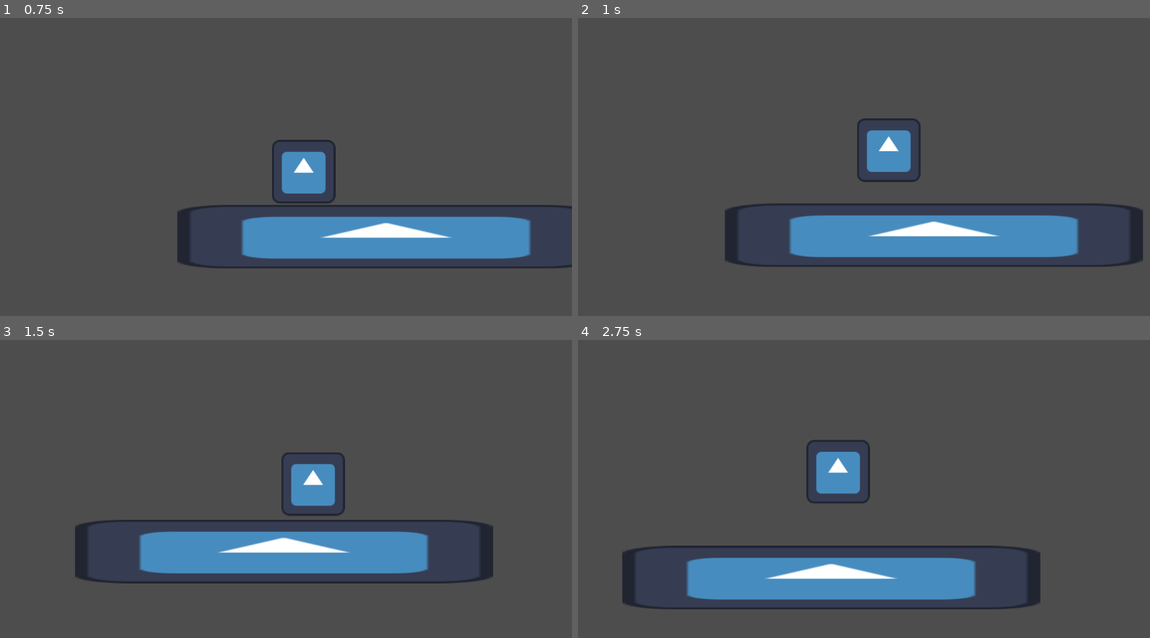
Above: before the commit, frames 1-4 (two rows, left to right).
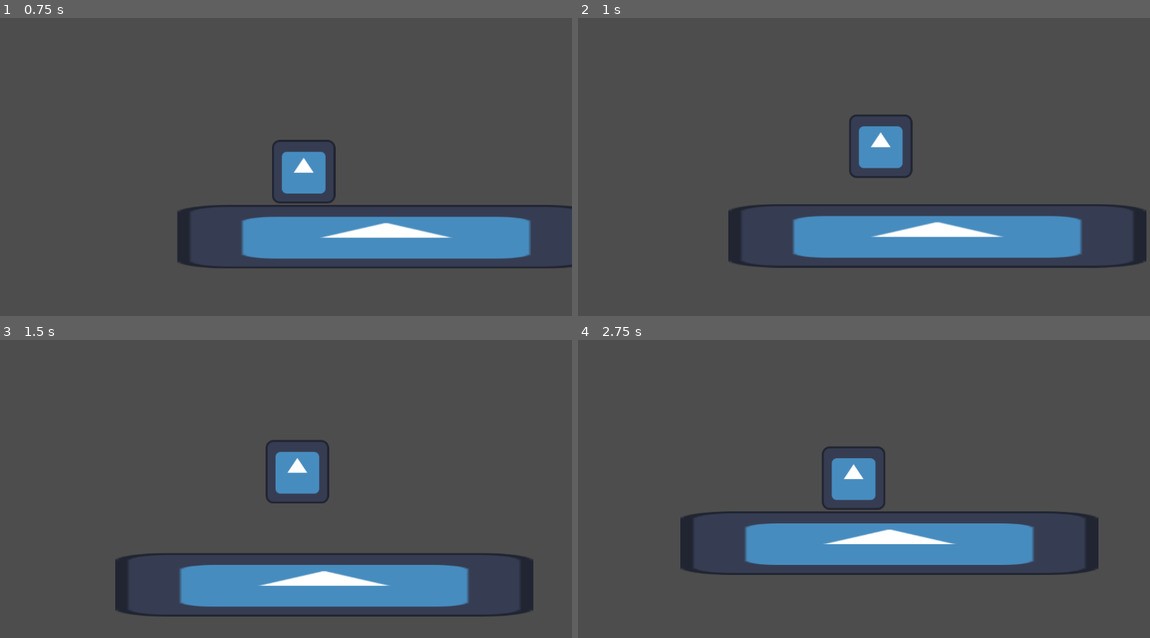
Above: after the commit, the same moments.

Repository: Orama-Interactive/Bubble-Wizard
Game: Godot game, scene res://src/Levels/level_1.tscn
Two runs of this game, one before a commit and one after it. Both use one fixed random seed, a clock stepped at 60 frames per second and the inputs below. The project has no main scene, so this scene is started directly. The engine's default icon, where the game draws it, is replaced by a stand-in: a white triangle on a blue panel in a dark square.
Inputs (mouse positions are in pixels of both pictures, inside the frame that each line leads up to):
- Up to frame 1 (0.75 s): tap Enter at 0.5 s; move the mouse to (411, 140) at 0.52 s; hold D (right) from 0.53 s (still down); hold Ctrl (ctrl) from 0.53 s (still down); click (411, 140) at 0.67 s
- Up to frame 2 (1 s): keep holding D (right); keep holding Ctrl (ctrl); tap Space (jump, bound only after the commit) at 0.77 s; tap Q (charge_bubble, bound only after the commit) at 0.8 s
- Up to frame 3 (1.5 s): keep holding D (right); tap Space (jump, bound only after the commit) at 1.07 s; move the mouse to (171, 491) at 1.27 s; release Ctrl (ctrl) at 1.28 s; tap Q (charge_bubble, bound only after the commit) at 1.35 s
- Up to frame 4 (2.75 s): tap Space (jump, bound only after the commit) at 1.52, 1.55, 1.82 s; move the mouse to (921, 405) at 2.02 s; release D (right) at 2.03 s; hold A (left) from 2.03 s (still down); hold Space (jump, bound only after the commit) from 2.03 s (still down); tap Ctrl (ctrl) at 2.3 s

Frame 1 is identical in both runs. In frame 2, 3.0% of the frame differs, in the area x 25-100%, y 32-84%; in frame 3, 17%; in frame 4, 17%, in the area x 7-91%, y 33-91%.

Commit message:
Press key to charge and jump while in bubble

Diff:
--- a/project.godot
+++ b/project.godot
@@ -48,8 +48,6 @@
 up={
 "deadzone": 0.5,
 "events": [Object(InputEventKey,"resource_local_to_scene":false,"resource_name":"","device":-1,"window_id":0,"alt_press …(192 unchanged characters)…
-, Object(InputEventKey,"resource_local_to_scene":false,"resource_name":"","device":-1,"window_id":0,"alt_pressed":false,"shift_pressed":false,"ctrl_pressed":false,"meta_pressed":false,"pressed":false,"keycode":0,"physical_keycode":32,"key_label":0,"unicode":32,"location":0,"echo":false,"script":null)
-, Object(InputEventJoypadButton,"resource_local_to_scene":false,"resource_name":"","device":-1,"button_index":0,"pressure":0.0,"pressed":false,"script":null)
 , Object(InputEventJoypadMotion,"resource_local_to_scene":false,"resource_name":"","device":-1,"axis":1,"axis_value":-1.0,"script":null)
 , Object(InputEventJoypadButton,"resource_local_to_scene":false,"resource_name":"","device":-1,"button_index":11,"pressure":0.0,"pressed":false,"script":null)
 ]
@@ -64,6 +62,19 @@
 "events": [Object(InputEventKey,"resource_local_to_scene":false,"resource_name":"","device":-1,"window_id":0,"alt_press …(195 unchanged characters)…
 ]
 }
+jump={
+"deadzone": 0.5,
+"events": [Object(InputEventKey,"resource_local_to_scene":false,"resource_name":"","device":-1,"window_id":0,"alt_pressed":false,"shift_pressed":false,"ctrl_pressed":false,"meta_pressed":false,"pressed":false,"keycode":0,"physical_keycode":32,"key_label":0,"unicode":32,"location":0,"echo":false,"script":null)
+, Object(InputEventJoypadButton,"resource_local_to_scene":false,"resource_name":"","device":-1,"button_index":0,"pressure":0.0,"pressed":false,"script":null)
+]
+}
+charge_bubble={
+"deadzone": 0.5,
+"events": [Object(InputEventKey,"resource_local_to_scene":false,"resource_name":"","device":-1,"window_id":0,"alt_pressed":false,"shift_pressed":false,"ctrl_pressed":false,"meta_pressed":false,"pressed":false,"keycode":0,"physical_keycode":81,"key_label":0,"unicode":113,"location":0,"echo":false,"script":null)
+, Object(InputEventKey,"resource_local_to_scene":false,"resource_name":"","device":-1,"window_id":0,"alt_pressed":false,"shift_pressed":false,"ctrl_pressed":false,"meta_pressed":false,"pressed":false,"keycode":0,"physical_keycode":90,"key_label":0,"unicode":122,"location":0,"echo":false,"script":null)
+, Object(InputEventJoypadButton,"resource_local_to_scene":false,"resource_name":"","device":-1,"button_index":1,"pressure":0.0,"pressed":false,"script":null)
+]
+}
 
 [internationalization]
 
--- a/src/player.gd
+++ b/src/player.gd
@@ -18,7 +18,11 @@
 @export var bubble_gravity_scale := 0.4
 var can_jump := false
 var jump_pressed := false
-var bubble_form := false
+var bubble_form := false:
+	set(value):
+		bubble_form = value
+		if bubble_form:
+			can_jump = true
 
 
 func _physics_process(delta: float) -> void:
@@ -29,6 +33,9 @@
 
 
 func _bubble_movement(delta: float) -> void:
+	if _handle_jump():
+		bubble_form = false
+		return
 	#var direction := Input.get_vector(&"left", &"right", &"up", &"down")
 	var direction_horiz :=  Input.get_axis(&"left", &"right")
 	if direction_horiz:
@@ -54,6 +61,9 @@
 
 
 func _normal_movement(delta: float) -> void:
+	if Input.is_action_just_released("charge_bubble"):
+		bubble_form = true
+		return
 	# Add the gravity.
 	if is_on_floor():
 		can_jump = true
@@ -65,14 +75,7 @@
 			gravity *= descending_gravity_factor
 		velocity += gravity
 
-	# Handle jump.
-	if Input.is_action_pressed(&"up"):
-		jump_pressed = true
-		_jump_buffer()
-	if velocity.y < 0 and Input.is_action_just_released(&"up"):
-		jump_pressed = false
-	if jump_pressed and can_jump:
-		velocity.y = jump_velocity
+	_handle_jump()
 
 	# Get the input direction and handle the movement/deceleration.
 	# As good practice, you should replace UI actions with custom gameplay actions.
@@ -86,6 +89,18 @@
 	move_and_slide()
 
 
+func _handle_jump() -> bool:
+	if Input.is_action_pressed(&"jump"):
+		jump_pressed = true
+		_jump_buffer()
+	if velocity.y < 0 and Input.is_action_just_released(&"jump"):
+		jump_pressed = false
+	if jump_pressed and can_jump:
+		velocity.y = jump_velocity
+		return true
+	return false
+
+
 func _coyote_time() -> void:
 	await get_tree().create_timer(coyote_seconds).timeout
 	can_jump = false
